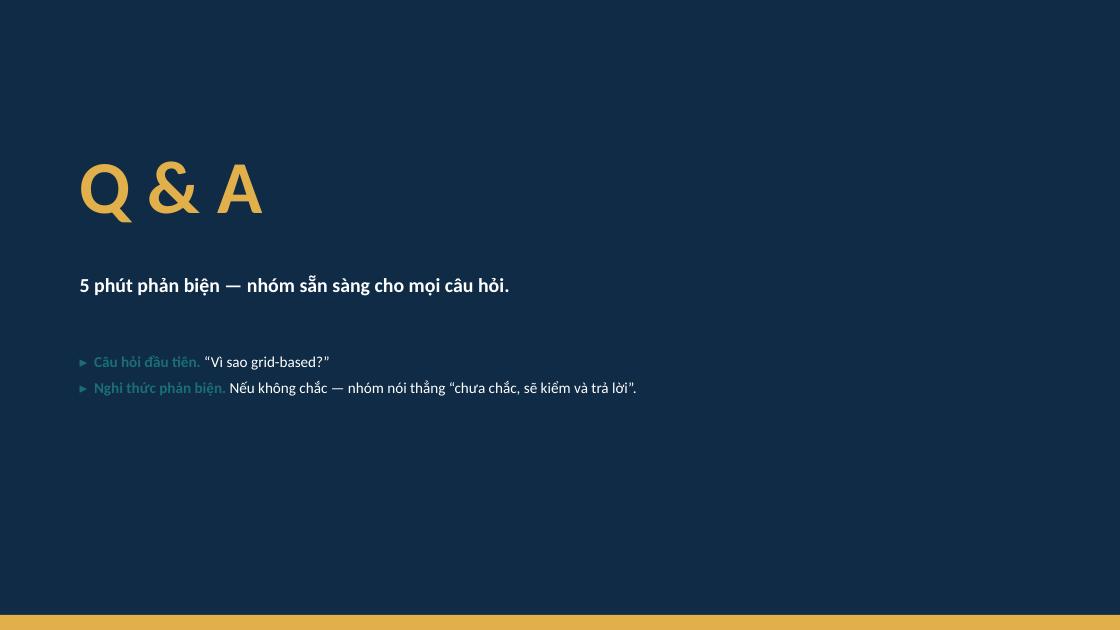
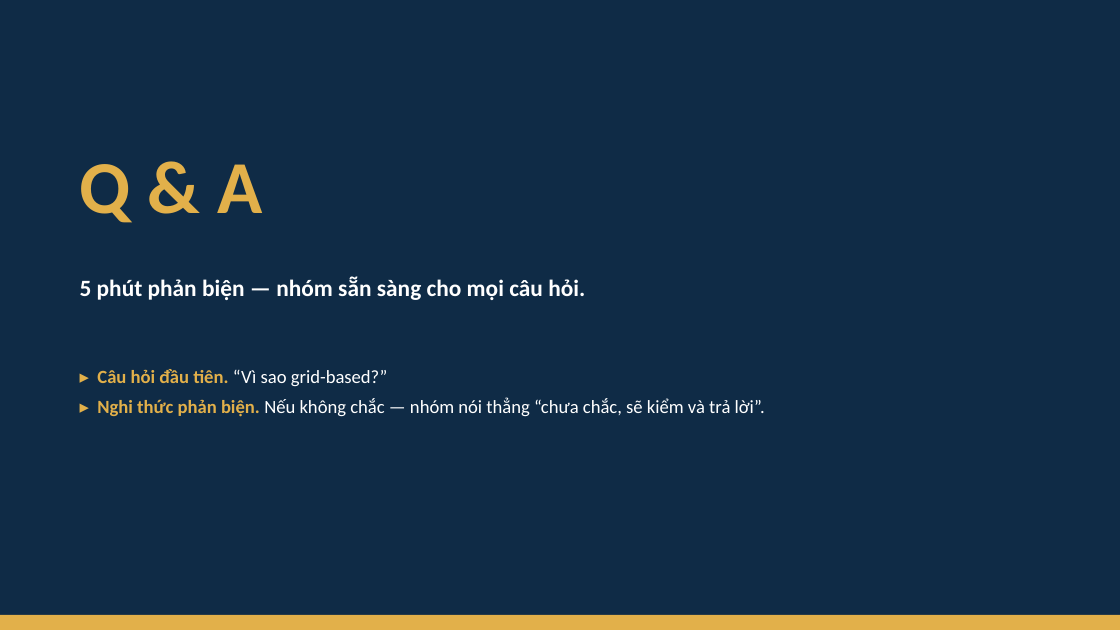
Before and after one commit to JasonTM17/Grid_Based_Sociology, a slide deck: slide 16 of slides/final.pptx. Drawn at 1120x630 pixels with LibreOffice and Linux fonts; fonts in the diff are those of the drawing. Boxes give left, top, right and bottom in pixels: in the first picture for what was removed or moved away, otherwise in the second. Text is boxed around its words. In the diff, an @@ line names an element or a change of style, - is before the commit and + after.

```diff
--- a/slides/final.pptx
+++ b/slides/final.pptx
@@ text "5 phút phản biện — ..." at <box>80,276,585,300</box>: size 17 to 20 pt @@
@@ text "▸ Câu hỏi đầu tiên. ...": place and size @@
-text "▸ Câu hỏi đầu tiên. ..." at <box>94,356,637,396</box>
+text "▸ Câu hỏi đầu tiên. ..." at <box>97,369,765,417</box>
@@ text "▸ Câu hỏi đầu tiên. ..." at <box>97,369,765,417</box>: size 13 to 16 pt; text colour #1B6E77 to #E2B04A in "▸ Câu hỏi đầu tiên.", "▸ Nghi thức phản biện." @@
```
Also in this commit, not shown: 14 other slides changed, 13 other files.
